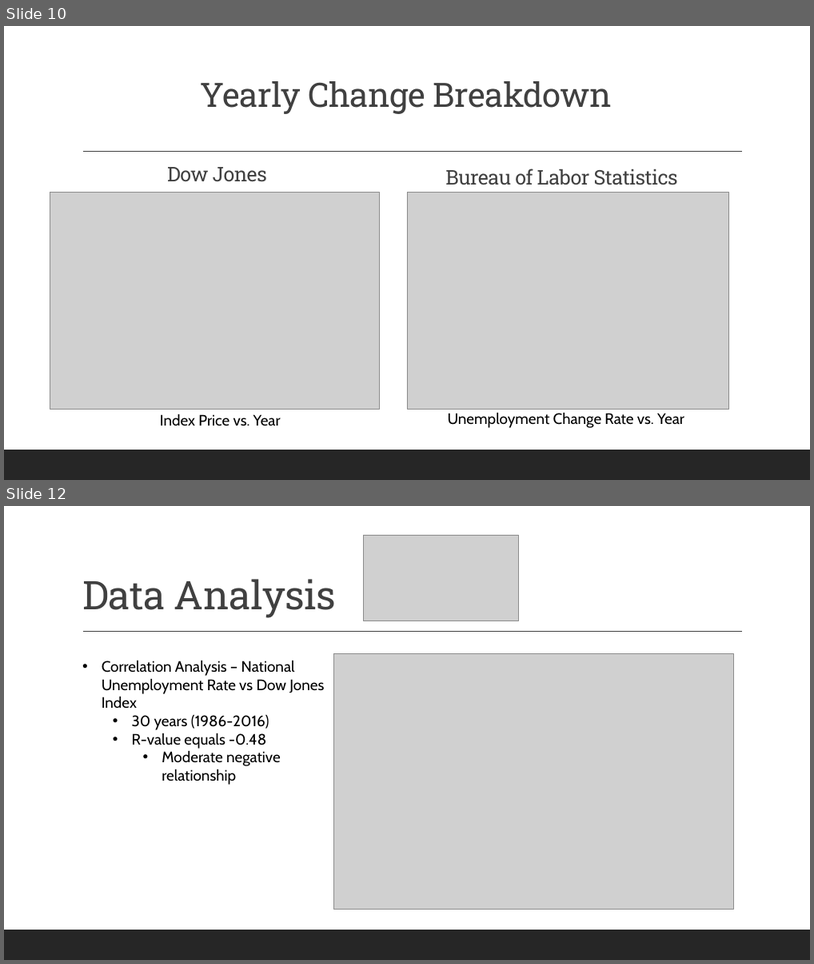
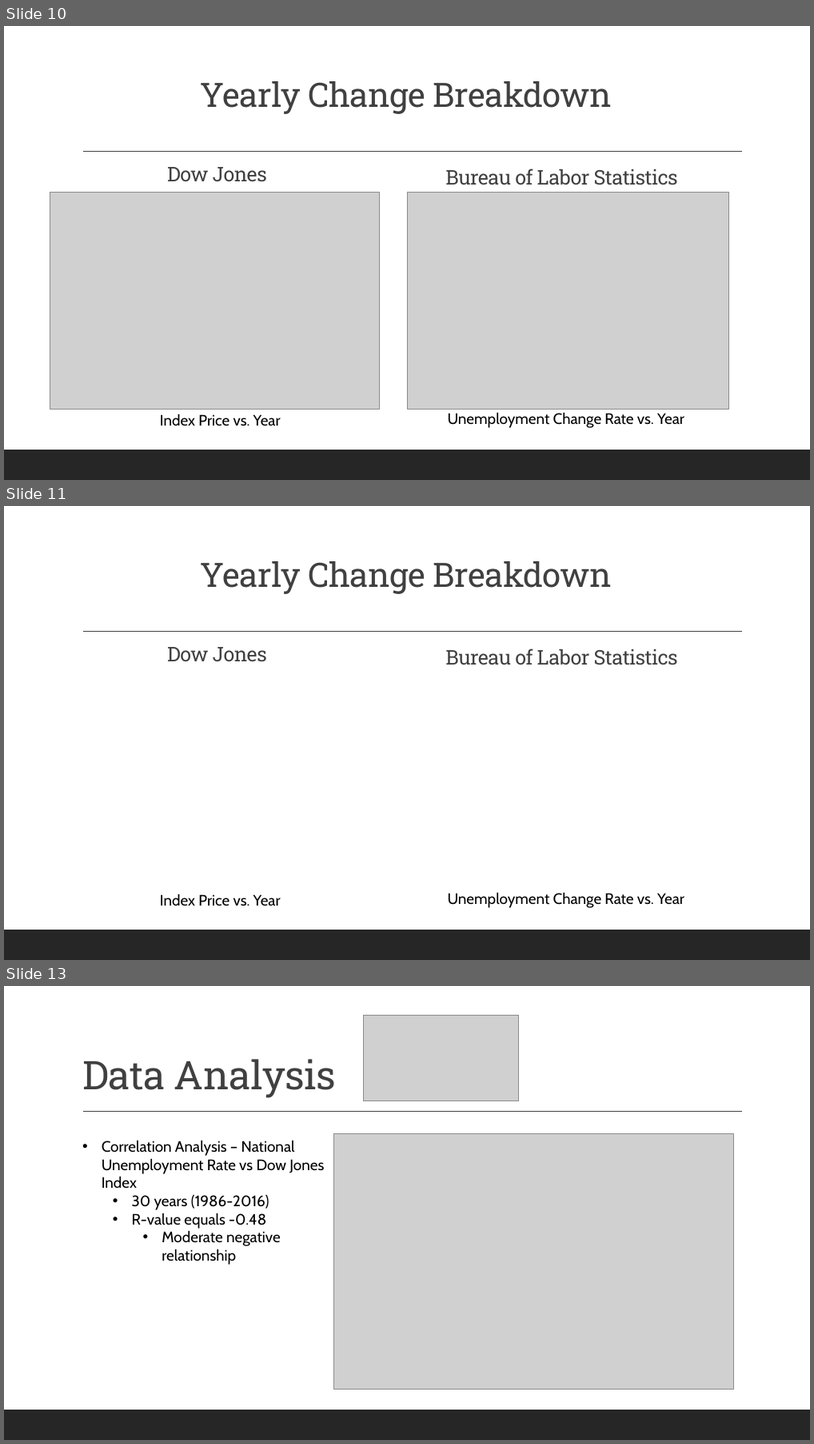
Before and after one commit to rsimeonoglou/group-project-1, a slide deck: Stock Market Vs Unemployment v2.pptx. Shown one above the other, each under a label of ours: slides 10 and 12 before the commit, slides 10, 11 and 13 after it; the slides between them are not shown. The pictures are 814x964 and 814x1444 pixels, drawn with LibreOffice and Linux fonts; fonts in the diff are those of the drawing; grey boxes stand for pictures. Boxes give left, top, right and bottom in pixels: in the first picture for what was removed or moved away, otherwise in the second. Text is boxed around its words. In the diff, an @@ line names an element or a change of style, - is before the commit and + after.

```diff
--- a/Stock Market Vs Unemployment v2.pptx
+++ b/Stock Market Vs Unemployment v2.pptx
@@ slide 11 added at <box>4,506,810,960</box>, background #FFFFFF; not listed: 2 template elements that a slide beside it also shows @@
@@ text added at <box>200,561,612,594</box>, 40 pt, text #404040 @@
+Yearly Change Breakdown
@@ title added at <box>167,647,267,662</box>, 24 pt, text #404040 @@
+Dow Jones
@@ text added at <box>446,648,678,665</box>, 24 pt, text #404040 @@
+Bureau of Labor Statistics
@@ text added at <box>160,893,281,905</box>, 18 pt, text #000000 @@
+Index Price vs. Year
@@ text added at <box>448,892,685,908</box>, 18 pt, text #000000 @@
+Unemployment Change Rate vs. Year
@@ what was slide 12 is now slide 13 @@
```
Also in this commit, not shown: 3 slides changed, 1 other slide added, 2 other files.
